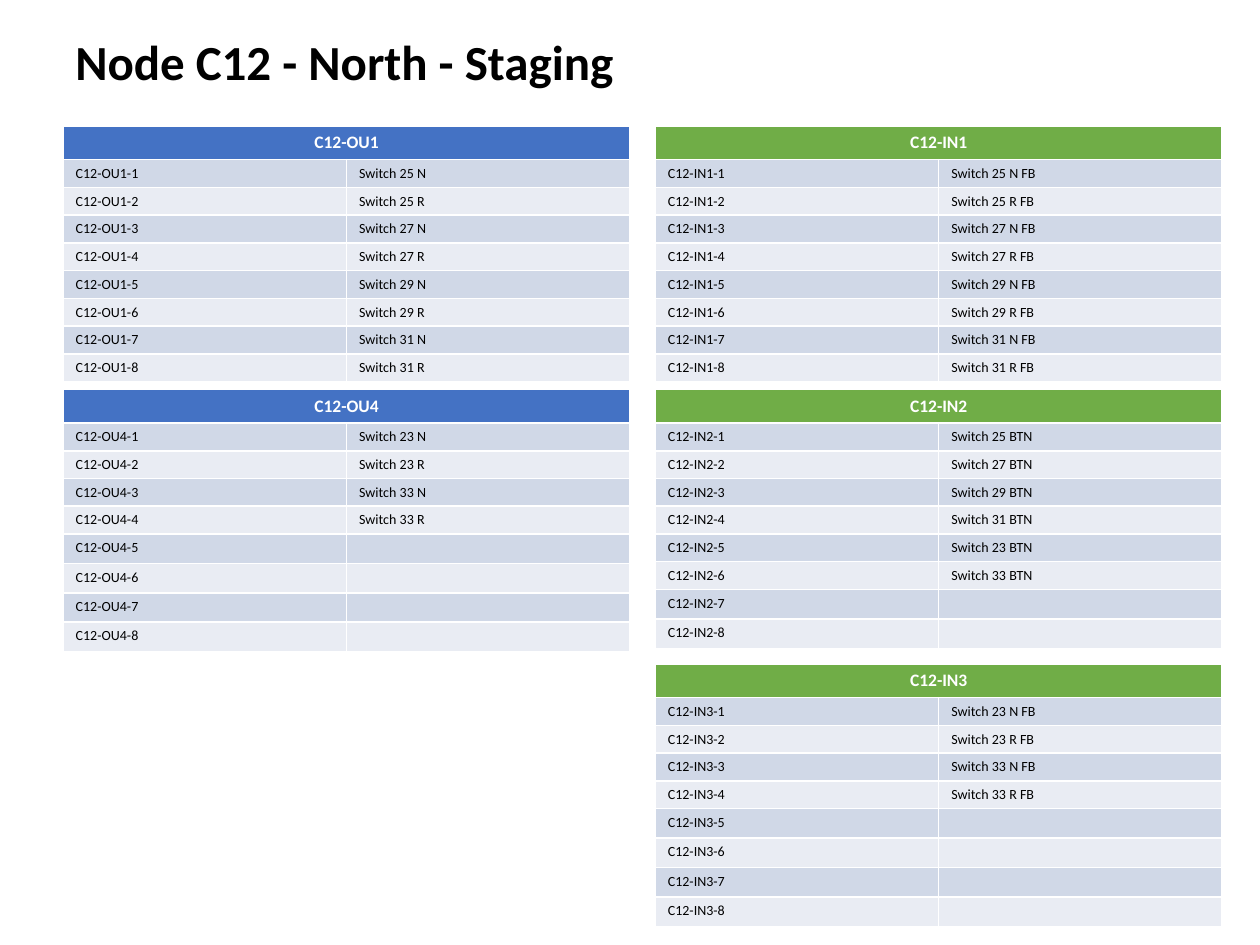
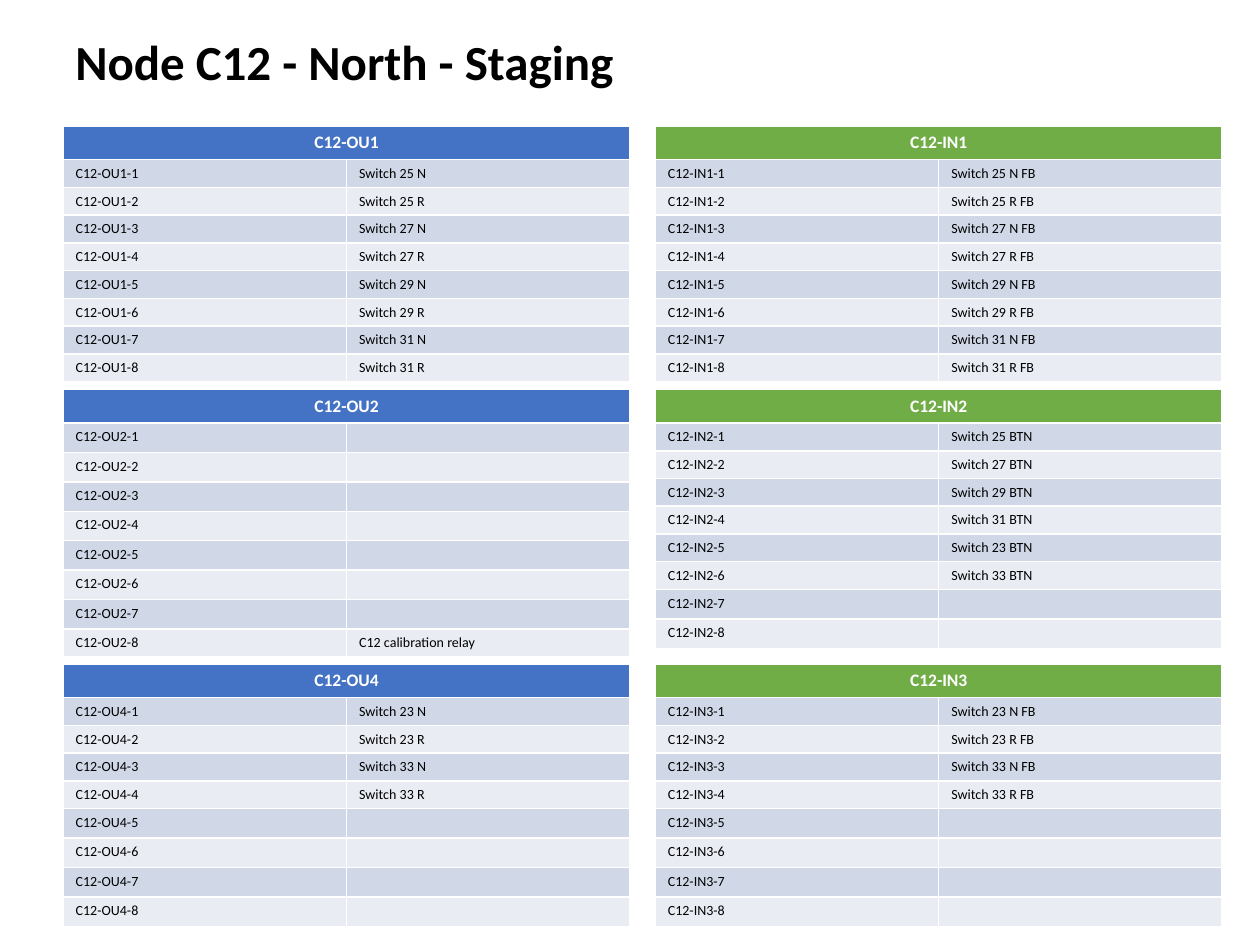
Before and after one commit to lnevo/hart, a slide deck: slide 8 of docs/wiring/Wiring_Schematic.pptx. Drawn at 1260x945 pixels with LibreOffice and Linux fonts; fonts in the diff are those of the drawing. Boxes give left, top, right and bottom in pixels: in the first picture for what was removed or moved away, otherwise in the second. Text is boxed around its words. In the diff, an @@ line names an element or a change of style, - is before the commit and + after.

```diff
--- a/docs/wiring/Wiring_Schematic.pptx
+++ b/docs/wiring/Wiring_Schematic.pptx
@@ table added at [63, 389, 630, 654], 9 rows, 2 columns @@
+C12-OU2 | 
+C12-OU2-1 | 
+C12-OU2-2 | 
+C12-OU2-3 | 
+C12-OU2-4 | 
+C12-OU2-5 | 
+C12-OU2-6 | 
+C12-OU2-7 | 
+C12-OU2-8 | C12 calibration relay
@@ table: place and size @@
-table at [63, 389, 630, 644]
+table at [63, 664, 630, 919]
```
Also in this commit, not shown: 13 other slides changed, 11 other files.
